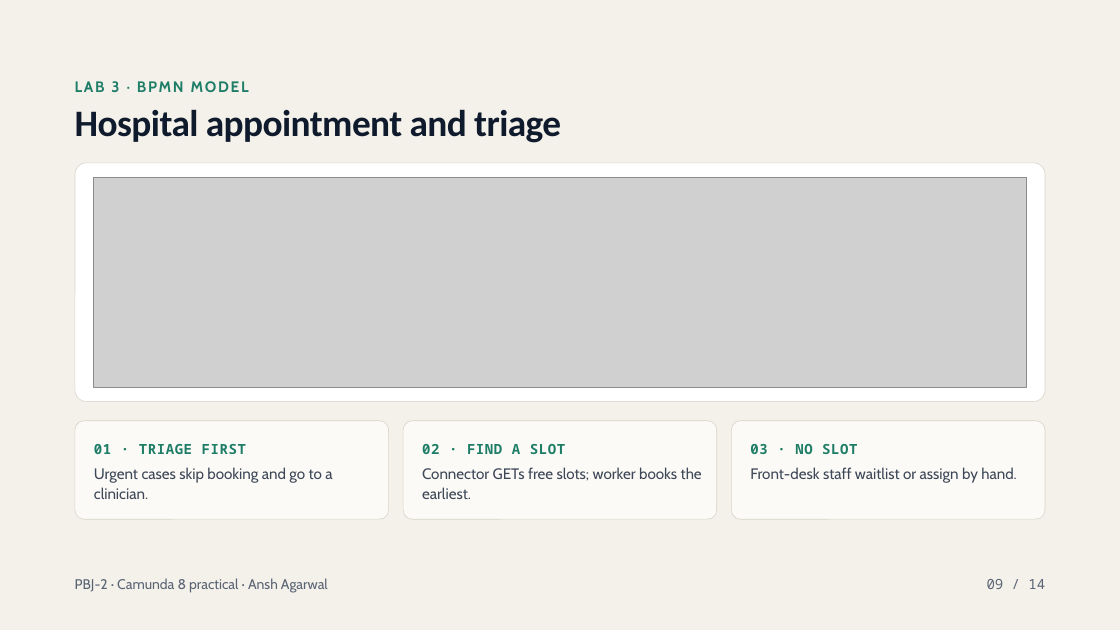
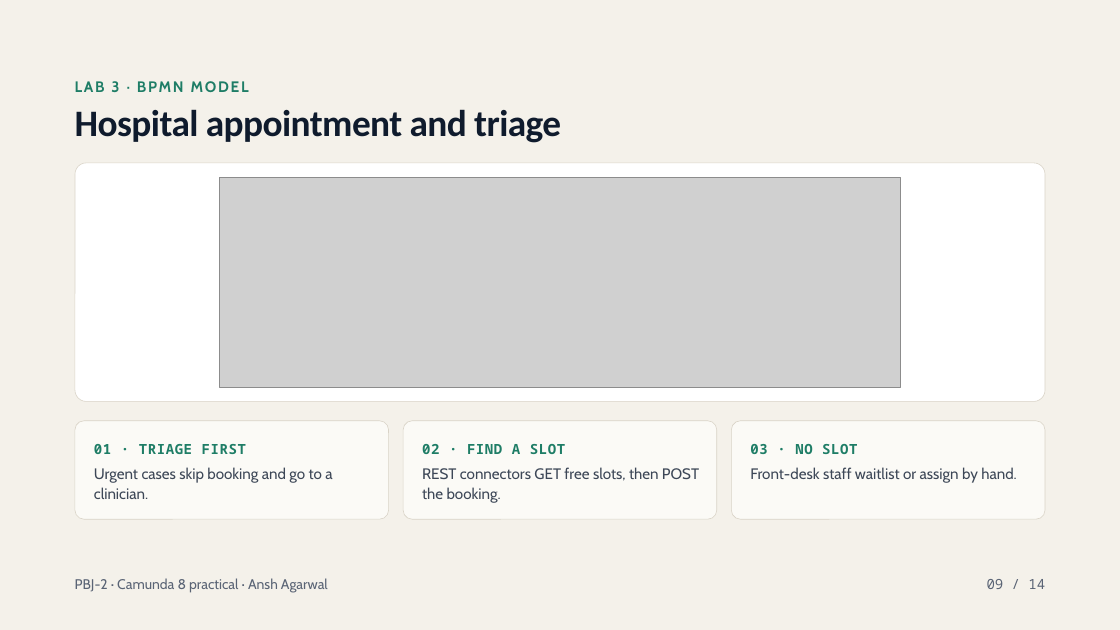
Before and after one commit to anshagarwxl/workflow-automation-engineering, a slide deck: slide 9 of camunda8-practical-labs/presentation/PBJ-2-Camunda-8-Labs.pptx. Drawn at 1120x630 pixels with LibreOffice and Linux fonts; fonts in the diff are those of the drawing; grey boxes stand for pictures. Boxes give left, top, right and bottom in pixels: in the first picture for what was removed or moved away, otherwise in the second. Text is boxed around its words. In the diff, an @@ line names an element or a change of style, - is before the commit and + after.

```diff
--- a/camunda8-practical-labs/presentation/PBJ-2-Camunda-8-Labs.pptx
+++ b/camunda8-practical-labs/presentation/PBJ-2-Camunda-8-Labs.pptx
@@ picture: place and size @@
-picture at [93, 177, 1027, 387]
+picture at [219, 177, 901, 387]
@@ text at [422, 467, 699, 503]: text changed @@
-Connector GETs free slots; worker books the earliest.
+REST connectors GET free slots, then POST the booking.
```
Also in this commit, not shown: 1 other slide changed.
